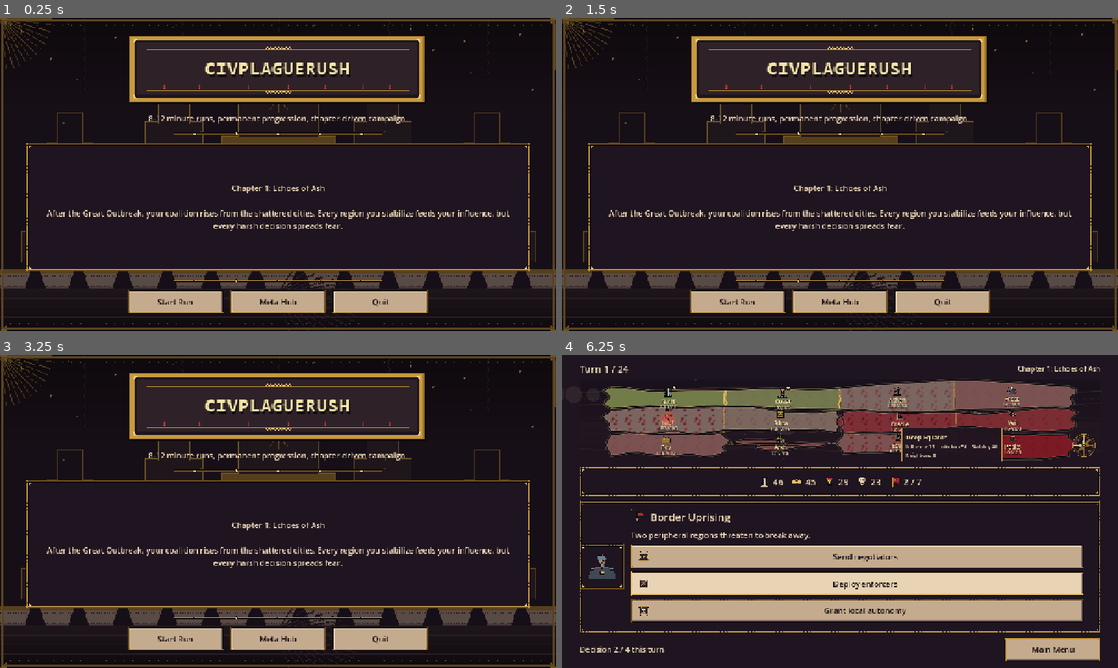
Above: before the commit, frames 1-4 (two rows, left to right).
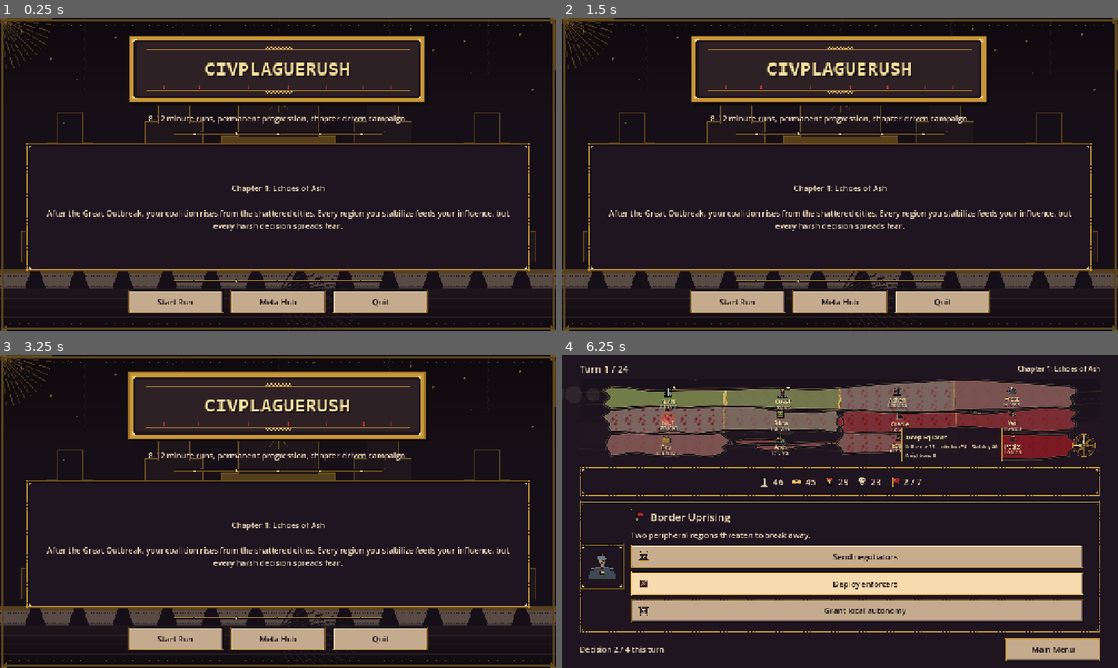
Above: after the commit, the same moments.

Repository: josemarnaiz/civplaguerush
Game: Godot game, scene res://scenes/MainMenu.tscn
Two runs of this game, one before a commit and one after it. Both use one fixed random seed, a clock stepped at 60 frames per second and the inputs below.
Inputs (mouse positions are in pixels of both pictures, inside the frame that each line leads up to):
- Up to frame 1 (0.25 s): no input
- Up to frame 2 (1.5 s): click "Meta Hub" at 0.5 s; click "Main Menu" at 1.25 s
- Up to frame 3 (3.25 s): click "Start Run" at 2 s; click "Main Menu" at 2.75 s
- Up to frame 4 (6.25 s): click "Start Run" at 3.5 s; click "Hard quarantine of Cradle" at 4.25 s; tap Enter at 5 s; drag from (840, 420) to (895, 442) at 5.02 s; drag from (728, 527) to (812, 574) at 5.77 s

The runs differ from the first frame. In frame 1, 0.4% of the frame differs, in the area x 23-77%, y 6-28%; in frame 2, 0.2%; in frame 3, 0.9%, in the area x 23-77%, y 5-27%; in frame 4, less than 0.1%.

Commit message:
Add tech badges, title pulse, choice hover glow, and run-end outcome mapping
Visual additions:
- New 20x20 pixel badges (unlocked star / affordable coins / locked broken
  chain) replace the ASCII placeholders in the MetaHub tech cards so the
  card rows read visually without depending on typography alone.
- Main menu logo now breathes with a slow sine pulse (~1% scale + warm
  modulate drift) so the idle screen feels alive next to the fresco backdrop.
- Choice buttons tint warm on hover with a quick cubic-out tween, without
  touching position (VBoxContainer-safe).

Bugfix (from QA pass in docs/QA_BUGS_2026-04-21.md):
- RunEndOverlay now mood-maps the raw WorldSimulation outcome: "win" ->
  "victory"/"chapter_cleared", "loss" -> "defeat". Before, show_outcome
  received unknown keys and fell through to the ongoing mood.
- RunEndOverlay._ready now clears placeholder text (VICTORY / The
  coalition holds.) so a misfiring editor preview can't surface it, and
  unknown outcomes log a push_warning instead of silently failing.

Also documents the new badges and pulse in ART_bible sections 9.7-9.8,
and ships the QA report as a tracking document.

Made-with: Cursor

Diff:
--- a/scenes/RunEndOverlay.tscn
+++ b/scenes/RunEndOverlay.tscn
@@ -62,18 +62,18 @@
 [node name="Title" type="Label" parent="Card/Margin/VBox"]
 layout_mode = 2
 theme_override_font_sizes/font_size = 48
-text = "VICTORY"
+text = "--"
 horizontal_alignment = 1
 
 [node name="Subtitle" type="Label" parent="Card/Margin/VBox"]
 layout_mode = 2
 theme_override_font_sizes/font_size = 16
-text = "The coalition holds."
+text = ""
 horizontal_alignment = 1
 autowrap_mode = 2
 
 [node name="Hint" type="Label" parent="Card/Margin/VBox"]
 layout_mode = 2
 theme_override_font_sizes/font_size = 14
-text = "Continue →"
+text = ""
 horizontal_alignment = 1
--- a/scripts/main_menu.gd
+++ b/scripts/main_menu.gd
@@ -6,6 +6,9 @@
 @onready var start_button: Button = $Margin/VBox/Actions/StartRunButton
 @onready var meta_button: Button = $Margin/VBox/Actions/MetaButton
 @onready var quit_button: Button = $Margin/VBox/Actions/QuitButton
+@onready var title_texture: TextureRect = $Margin/VBox/TitleRow/Title
+
+var _title_time: float = 0.0
 
 
 func _ready() -> void:
@@ -15,6 +18,23 @@
 	start_button.pressed.connect(_on_start_run_pressed)
 	meta_button.pressed.connect(_on_meta_pressed)
 	quit_button.pressed.connect(_on_quit_pressed)
+
+	if is_instance_valid(title_texture):
+		title_texture.pivot_offset = title_texture.size * 0.5
+		title_texture.resized.connect(func(): title_texture.pivot_offset = title_texture.size * 0.5)
+
+
+func _process(delta: float) -> void:
+	if not is_instance_valid(title_texture):
+		return
+	_title_time += delta
+	# Breathing pulse: slow sine on scale and modulate so the logo feels alive.
+	var breath: float = sin(_title_time * 1.4)
+	var scale_amp: float = 0.012
+	var glow_amp: float = 0.08
+	title_texture.scale = Vector2.ONE * (1.0 + breath * scale_amp)
+	var warm: Color = Color(1.0, 0.97 + glow_amp * breath * 0.3, 0.92 + glow_amp * breath * 0.6, 1.0)
+	title_texture.modulate = warm
 
 
 func _chapter_intro_text() -> String:
--- a/scripts/meta_hub.gd
+++ b/scripts/meta_hub.gd
@@ -9,6 +9,10 @@
 @onready var techs_container: VBoxContainer = $Margin/VBox/TechsPanel/TechsList
 @onready var play_again_button: Button = $Margin/VBox/Actions/PlayAgainButton
 @onready var main_menu_button: Button = $Margin/VBox/Actions/MainMenuButton
+
+const BADGE_UNLOCKED_PATH: String = "res://assets/art/icons/badge_unlocked.png"
+const BADGE_AFFORDABLE_PATH: String = "res://assets/art/icons/badge_affordable.png"
+const BADGE_LOCKED_PATH: String = "res://assets/art/icons/badge_locked.png"
 
 var meta_progression: MetaProgression
 var tech_data: Array = []
@@ -70,15 +74,15 @@
 		row.add_theme_constant_override("separation", 14)
 		card.add_child(row)
 
-		var badge := Label.new()
-		badge.custom_minimum_size = Vector2(28, 0)
-		badge.horizontal_alignment = HORIZONTAL_ALIGNMENT_CENTER
-		badge.vertical_alignment = VERTICAL_ALIGNMENT_CENTER
-		badge.text = "*" if is_unlocked else ("$" if affordable else "-")
-		var badge_color: Color = Color(0.659, 0.737, 0.349, 1.0) if is_unlocked else (
-			Color(0.910, 0.753, 0.408, 1.0) if affordable else Color(0.415, 0.313, 0.345, 1.0))
-		badge.add_theme_color_override("font_color", badge_color)
-		badge.add_theme_font_size_override("font_size", 26)
+		var badge := TextureRect.new()
+		badge.custom_minimum_size = Vector2(32, 32)
+		badge.expand_mode = TextureRect.EXPAND_IGNORE_SIZE
+		badge.stretch_mode = TextureRect.STRETCH_KEEP_ASPECT_CENTERED
+		badge.texture_filter = CanvasItem.TEXTURE_FILTER_NEAREST
+		var badge_path: String = BADGE_UNLOCKED_PATH if is_unlocked else (
+			BADGE_AFFORDABLE_PATH if affordable else BADGE_LOCKED_PATH)
+		if ResourceLoader.exists(badge_path):
+			badge.texture = load(badge_path)
 		row.add_child(badge)
 
 		var info := VBoxContainer.new()
--- a/scripts/run_scene.gd
+++ b/scripts/run_scene.gd
@@ -217,6 +217,7 @@
 		# "flavour" of each option at a glance (force/diplomacy/science/etc.).
 		var tag: String = String(choice.get("tag", "")) if choice.has("tag") else _infer_choice_tag(choice)
 		_apply_choice_chip(button, tag)
+		_wire_choice_hover(button)
 		choices_container.add_child(button)
 
 	_render_state()
@@ -397,6 +398,29 @@
 	button.add_theme_constant_override("icon_max_width", 24)
 	button.add_theme_constant_override("h_separation", 14)
 	button.alignment = HORIZONTAL_ALIGNMENT_CENTER
+
+
+# Warm, subtle hover breathing for choice buttons. Keeps the UI feeling
+# reactive without jumping around the layout — only modulate is animated.
+func _wire_choice_hover(button: Button) -> void:
+	button.pivot_offset = button.size * 0.5
+	button.resized.connect(func(): button.pivot_offset = button.size * 0.5)
+	button.mouse_entered.connect(func(): _hover_choice(button, true))
+	button.mouse_exited.connect(func(): _hover_choice(button, false))
+
+
+func _hover_choice(button: Button, entering: bool) -> void:
+	if not is_instance_valid(button):
+		return
+	var kill: Tween = button.get_meta("hover_tw", null)
+	if kill is Tween and kill.is_valid():
+		kill.kill()
+	var tw := create_tween()
+	tw.set_parallel(true)
+	tw.set_trans(Tween.TRANS_CUBIC).set_ease(Tween.EASE_OUT)
+	var target_mod: Color = Color(1.08, 1.04, 0.96, 1.0) if entering else Color(1, 1, 1, 1)
+	tw.tween_property(button, "modulate", target_mod, 0.18)
+	button.set_meta("hover_tw", tw)
 
 
 # --- Stat delta floaters ---------------------------------------------------
@@ -549,13 +573,31 @@
 	# Show the outcome overlay (Victory/Defeat/Timeout) before handing off to
 	# MetaHub. The overlay waits for user input or auto-advances after its
 	# internal hold, then signals `finished` so we can change scene.
-	var outcome: String = String(run_result.get("outcome", "ongoing"))
+	# `WorldSimulation.evaluate_outcome` emits "win/loss/timeout/ongoing" but the
+	# overlay dictionaries are keyed by "victory/chapter_cleared/defeat/loss/..."
+	# so translate here to keep the mood-specific title+subtitle+portrait wired.
+	var raw_outcome: String = String(run_result.get("outcome", "ongoing"))
+	var overlay_outcome: String = _overlay_outcome_for(raw_outcome, chapter_goal_completed)
 	if run_end_overlay and run_end_overlay.has_method("show_outcome"):
 		if not run_end_overlay.finished.is_connected(_on_run_end_finished):
 			run_end_overlay.finished.connect(_on_run_end_finished, CONNECT_ONE_SHOT)
-		run_end_overlay.show_outcome(outcome)
+		run_end_overlay.show_outcome(overlay_outcome)
 	else:
 		get_tree().change_scene_to_file("res://scenes/MetaHub.tscn")
+
+
+# Translates a WorldSimulation outcome ("win/loss/timeout/ongoing") into the
+# mood key expected by RunEndOverlay ("victory/chapter_cleared/defeat/timeout/
+# ongoing"). Keeping the translation here means the sim stays domain-pure and
+# the overlay keeps its narrative vocabulary.
+func _overlay_outcome_for(raw_outcome: String, chapter_goal_completed: bool) -> String:
+	match raw_outcome:
+		"win":
+			return "chapter_cleared" if chapter_goal_completed else "victory"
+		"loss":
+			return "defeat"
+		_:
+			return raw_outcome
 
 
 func _on_run_end_finished() -> void:
--- a/scripts/ui/run_end_overlay.gd
+++ b/scripts/ui/run_end_overlay.gd
@@ -71,6 +71,17 @@
 	mouse_filter = Control.MOUSE_FILTER_STOP
 	visible = false
 	set_process(false)
+	# Clear any placeholder text that might ship inside RunEndOverlay.tscn so a
+	# late layout hiccup / tool inspection never surfaces a misleading "VICTORY".
+	if _title_label:
+		_title_label.text = ""
+	if _subtitle_label:
+		_subtitle_label.text = ""
+	if _hint_label:
+		_hint_label.text = ""
+	if _portrait:
+		_portrait.texture = null
+		_portrait.visible = false
 
 
 func show_outcome(outcome: String) -> void:
@@ -79,6 +90,12 @@
 	_active = true
 	_time = 0.0
 	_dismiss_allowed_at = 0.6
+
+	# Warn (don't crash) when a caller passes an outcome the overlay can't mood-map.
+	# This catches BUG-003-class regressions where WorldSimulation emits a string
+	# (e.g. "win") that none of our dictionaries recognize.
+	if not TITLE_BY_OUTCOME.has(_outcome):
+		push_warning("RunEndOverlay.show_outcome: unknown outcome '%s'. Falling back to 'RUN OVER'. Callers should translate sim outcomes (win/loss) into overlay moods (victory/defeat)." % _outcome)
 
 	var portrait_path: String = String(ADVISOR_BY_OUTCOME.get(_outcome, ADVISOR_BY_OUTCOME["ongoing"]))
 	var tex: Texture2D = load(portrait_path) if ResourceLoader.exists(portrait_path) else null
Binary file added: assets/art/icons/badge_affordable.png
Not shown, added: assets/art/icons/badge_affordable.png.import
Binary file added: assets/art/icons/badge_locked.png
Not shown, added: assets/art/icons/badge_locked.png.import
Binary file added: assets/art/icons/badge_unlocked.png
Not shown, added: assets/art/icons/badge_unlocked.png.import
Not shown, changed: docs/ART_bible.md
Not shown, added: docs/QA_BUGS_2026-04-21.md
Not shown, changed: tools/art_gen/build_all.py
Not shown, added: tools/art_gen/gen_tech_badges.py
